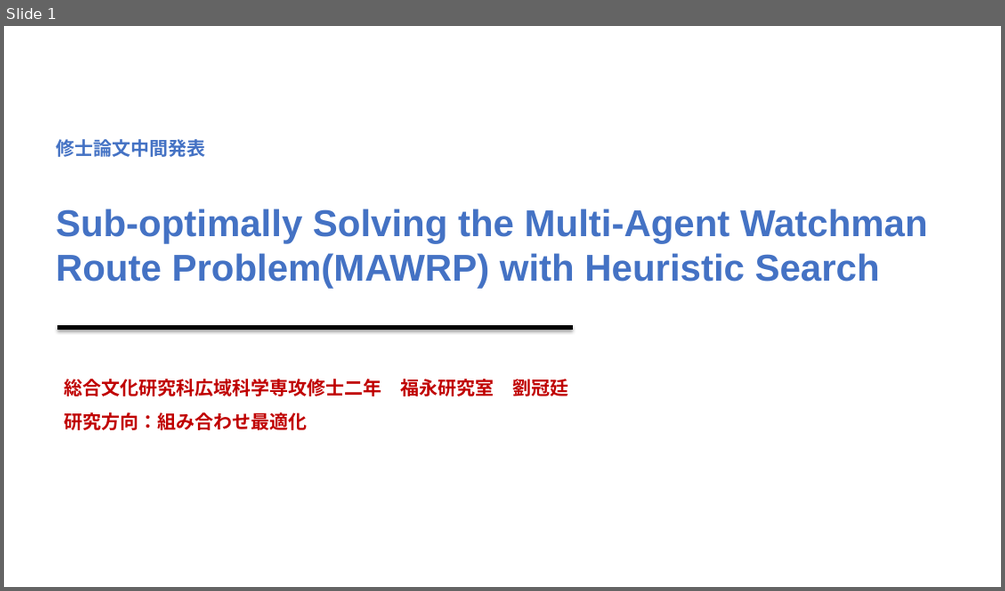
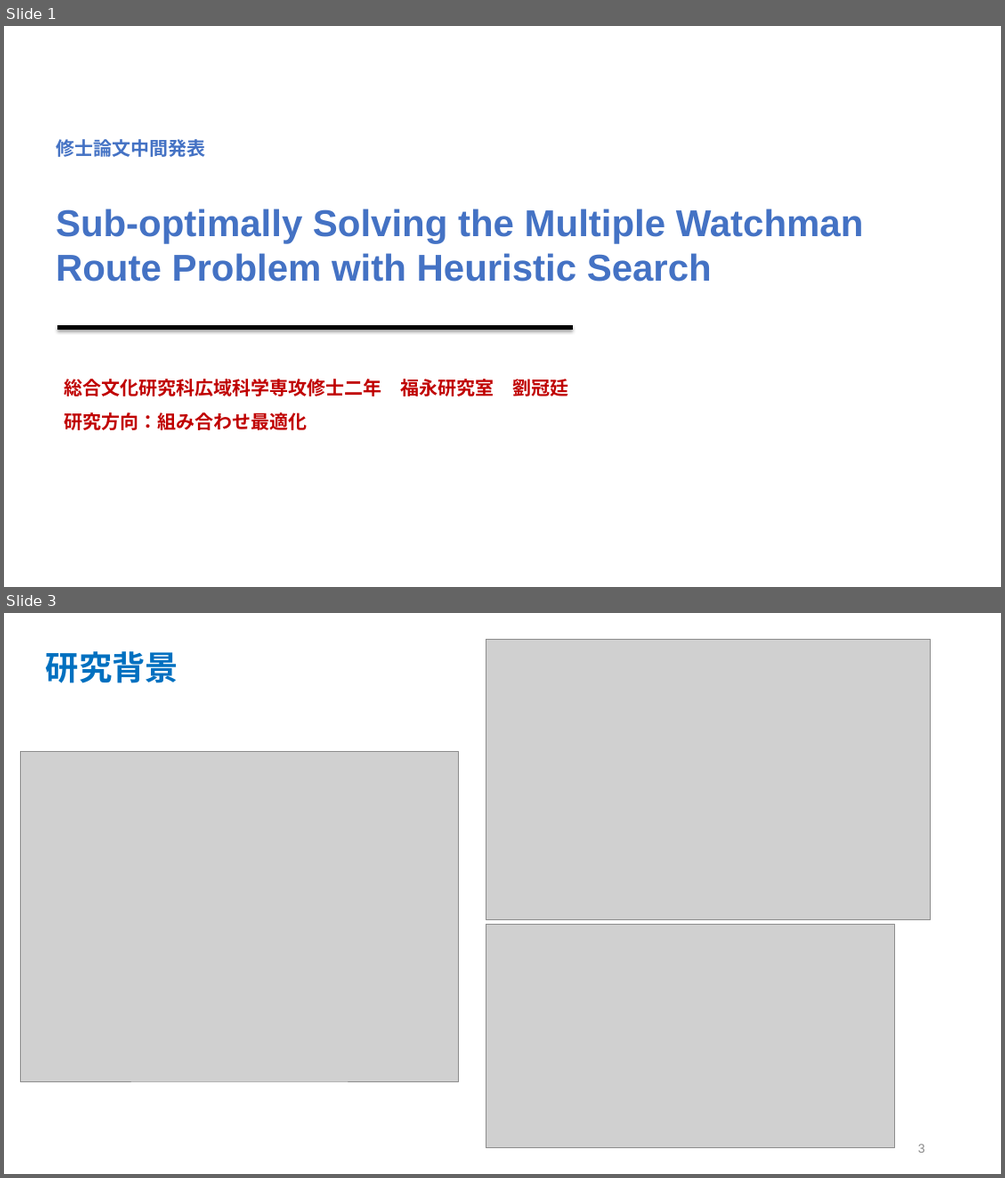
Before and after one commit to lgt494371725/Research, a slide deck: 31216835_LIUGuanting.pptx. Shown one above the other, each under a label of ours: slide 1 before the commit, slides 1 and 3 after it; the slides between them are not shown. The pictures are 1005x591 and 1005x1178 pixels, drawn with LibreOffice and Linux fonts; fonts in the diff are those of the drawing; grey boxes stand for pictures. Boxes give left, top, right and bottom in pixels: in the first picture for what was removed or moved away, otherwise in the second. Text is boxed around its words. In the diff, an @@ line names an element or a change of style, - is before the commit and + after.

Commit message:
multi-agent visualization complete

```diff
--- a/31216835_LIUGuanting.pptx
+++ b/31216835_LIUGuanting.pptx
@@ slide 3 added at bbox=[4, 613, 1001, 1174], background #FFFFFF @@
@@ picture added at bbox=[485, 639, 930, 920] @@
@@ text added at bbox=[46, 651, 178, 683], 32 pt, text #0070C0, bold @@
+研究背景
@@ picture added at bbox=[20, 751, 458, 1082] @@
@@ picture added at bbox=[485, 925, 894, 1148] @@
@@ page number added at bbox=[918, 1143, 925, 1152], 12 pt, text #888888 @@
+3
@@ slide 1 changed as well @@
@@ text at bbox=[56, 208, 864, 281]: text changed @@
-Sub-optimally Solving the Multi-Agent Watchman Route Problem(MAWRP) with Heuristic Search
+Sub-optimally Solving the Multiple Watchman Route Problem with Heuristic Search
```
Also in this commit, not shown: 1 other slide changed, 11 other slides added, 1 slide removed, 6 other files.
